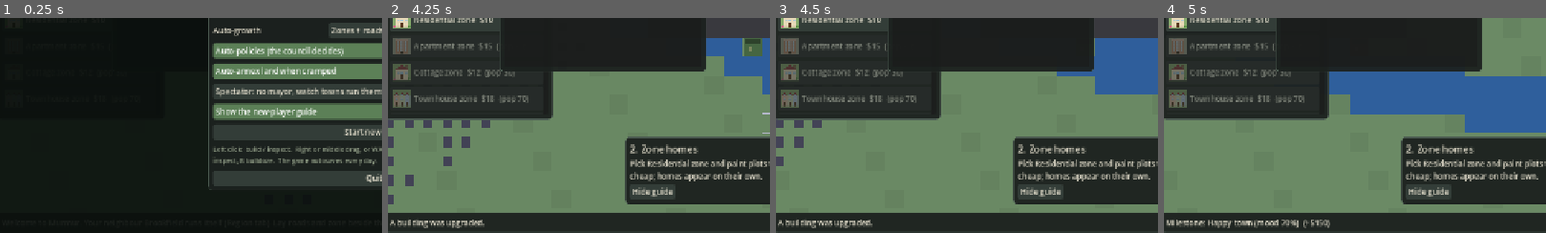
Above: before the commit, frames 1-4 (left to right).
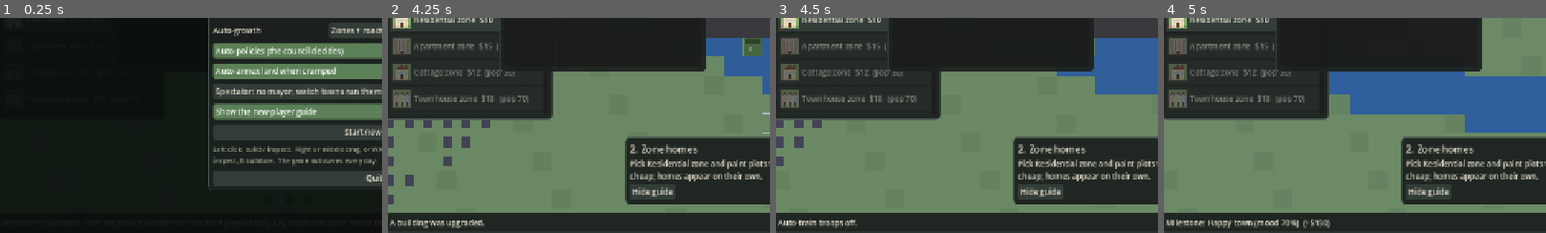
Above: after the commit, the same moments.

Repository: krugerhomeassistant/murmur
Game: Godot game, scene res://scenes/main.tscn
Same seed, same stepped clock (60 frames per second), same inputs: the game is played once before the commit and once after it.
Inputs (mouse positions are % of the whole screen's width and height, from its top left):
- Up to frame 1 (0.25 s): no input
- Up to frame 2 (4.25 s): click "Normal ($300)" at 0.5 s; click "Normal ($300)" at 1.25 s; click "Show the new-player guide" at 2 s; click "Show the new-player guide" at 2.75 s; click "Start new game" at 3.5 s
- Up to frame 3 (4.5 s): tap A at 4.25 s; move the mouse to (72, 45) at 4.27 s; hold D from 4.28 s (still down); tap T at 4.35 s; click (72, 45) at 4.42 s
- Up to frame 4 (5 s): keep holding D; tap Space at 4.52, 4.82 s
The pictures show only the part of the screen within x 1-51%, y 50-100%; the shares and areas given below are measured in that part.

Frames 1-2 are identical in both runs. In frame 3, 0.5% of the frame differs, in the area x 2-26%, y 93-98%; in frame 4, nothing differs.

Commit message:
feat: T toggles auto-training, army roster in region panel, no lane convergence
Co-Authored-By: Claude Sonnet 5.5 <noreply@anthropic.com>
Claude-Session: https://claude.ai/code/session_01EmTPeWeFqamnN7v8CmFcDf

Diff:
--- a/client/scripts/hud.gd
+++ b/client/scripts/hud.gd
@@ -880,6 +880,7 @@
     var rt := ""
     for t in m.towns:
         rt += "[b]%s[/b]%s  pop %d  $%d  mood %d%%\n[color=#9aa88f]Imports power %.0f water %.0f   commuters in %d   tr …(226 unchanged characters)…
+    rt += "[b]Army[/b] (T: auto-train %s)\n[color=#9aa88f]%s[/color]\n" % ["on" if c.train_on else "off", Military.summary(c)]
     region_l.text = rt
     terr_l.text = "Territory %dx%d of %dx%d. Next strip costs $%d (annexed %d times)." % [c.terr.size.x, c.terr.size.y, City.W, City.H, int(c.expand_cost()), c.expansions]
     for d in 4:
--- a/client/scripts/main.gd
+++ b/client/scripts/main.gd
@@ -356,6 +356,9 @@
 			KEY_F:
 				follow = not follow
 				headline = "Auto-follow %s." % ("on" if follow else "off")
+			KEY_T:
+				city.train_on = not city.train_on
+				headline = "Auto-train troops %s." % ("on" if city.train_on else "off")
 			KEY_F3:
 				perf_on = not perf_on
 			KEY_SPACE:
--- a/client/scripts/military.gd
+++ b/client/scripts/military.gd
@@ -169,8 +169,6 @@
 			target_s -= signf(target_s - own_s) * float(kd["rng"]) * 0.8  # stop at firing range
 		var spd := float(kd["spd"]) * (1.0 + 0.12 * float(u["l"]))  # lane-based jitter so a column does not arrive as one clump
 		u["s"] = clampf(own_s + clampf(target_s - own_s, -spd, spd), 0.0, ln)
-		if best >= 0:
-			u["l"] = float(u["l"]) + clampf(float(all[best]["l"]) - float(u["l"]), -0.1, 0.1)
 	for i in all.size():
 		all[i]["hp"] = float(all[i]["hp"]) - float(hits[i])
 	for i in all.size():
Not shown, changed: README.md
Not shown, changed: docs/PLAN.md
